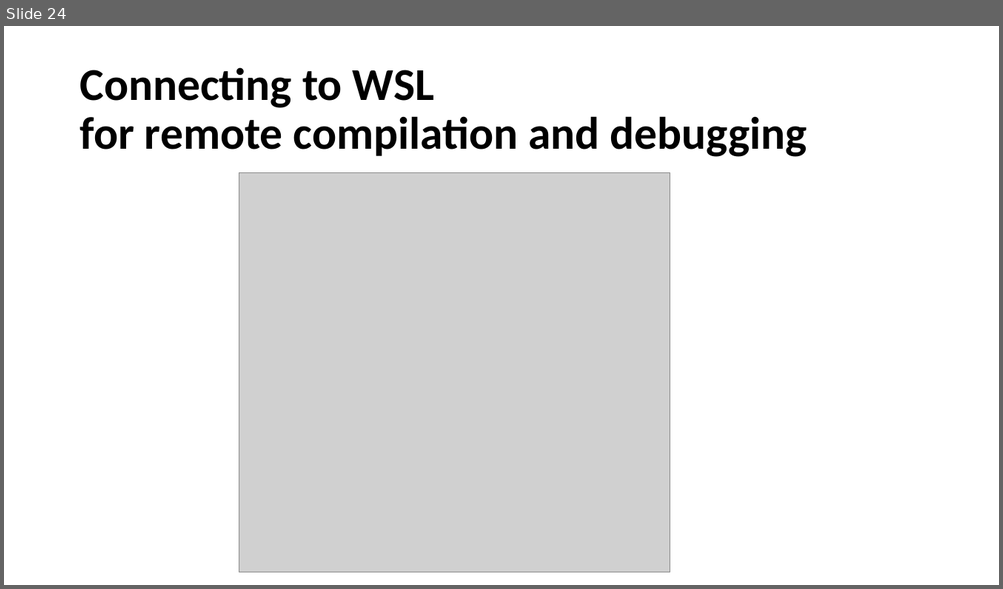
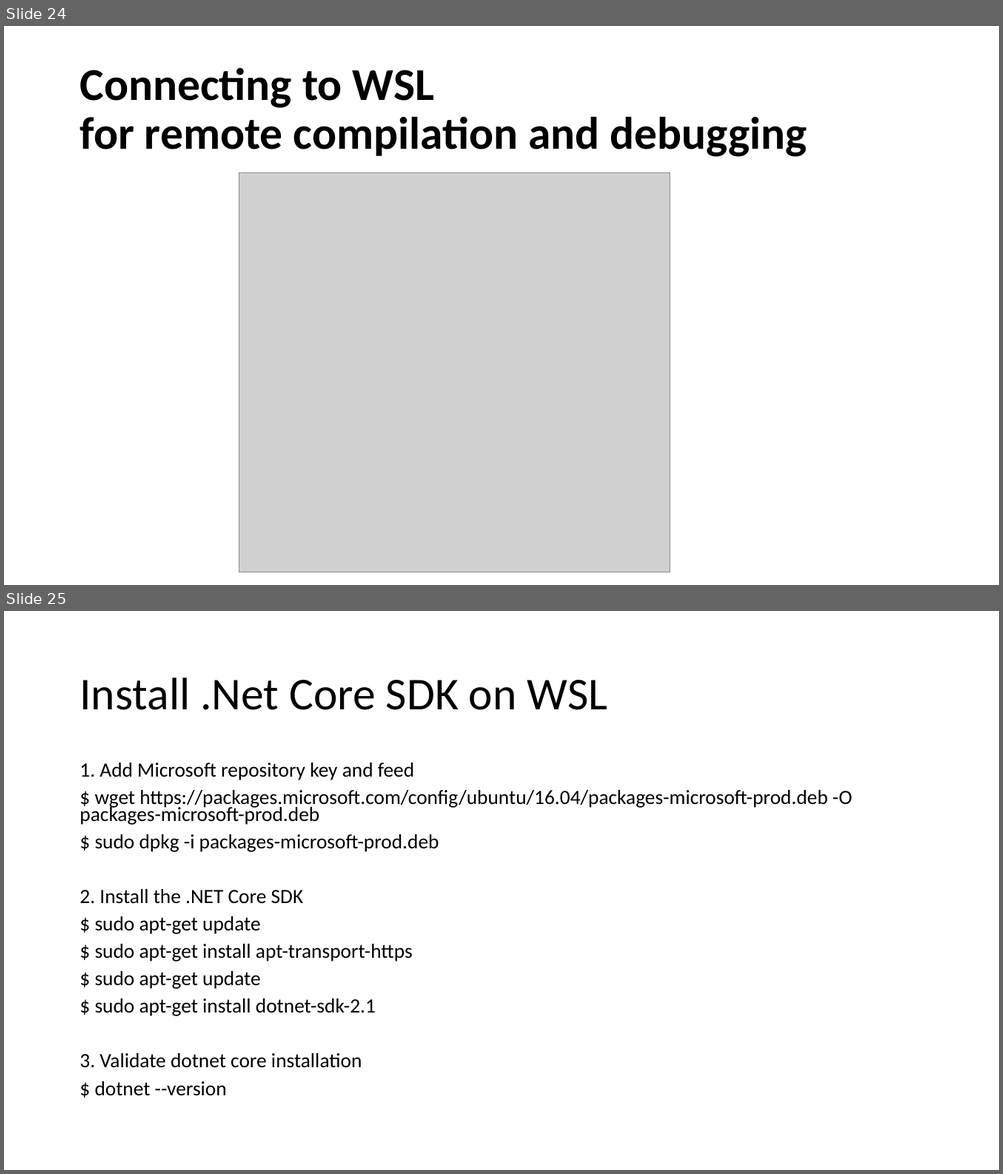
Before and after one commit to aniiiib/StudyNotes, a slide deck: Howto - Windows Subsystem for Linux.pptx. Shown one above the other, each under a label of ours: slide 24 before the commit, slides 24 and 25 after it. The pictures are 1003x589 and 1003x1174 pixels, drawn with LibreOffice and Linux fonts; fonts in the diff are those of the drawing; grey boxes stand for pictures. Boxes give left, top, right and bottom in pixels: in the first picture for what was removed or moved away, otherwise in the second. Text is boxed around its words. In the diff, an @@ line names an element or a change of style, - is before the commit and + after.

```diff
--- a/Howto - Windows Subsystem for Linux.pptx
+++ b/Howto - Windows Subsystem for Linux.pptx
@@ slide 25 added at bbox=[4, 611, 999, 1170], background #FFFFFF @@
@@ title added at bbox=[79, 678, 608, 710], 44 pt, text #000000 @@
+Install .Net Core SDK on WSL
@@ text added at bbox=[79, 763, 852, 1096], 19.6 pt, text #000000 @@
+1. Add Microsoft repository key and feed
+$ wget https://packages.microsoft.com/config/ubuntu/16.04/packages-microsoft-prod.deb -O packages-microsoft-prod.deb
+$ sudo dpkg -i packages-microsoft-prod.deb
+2. Install the .NET Core SDK
+$ sudo apt-get update
+$ sudo apt-get install apt-transport-https
+$ sudo apt-get update
+$ sudo apt-get install dotnet-sdk-2.1
+3. Validate dotnet core installation
+$ dotnet --version
```
Also in this commit, not shown: 4 slides changed, 2 other slides added, 1 slide removed.
